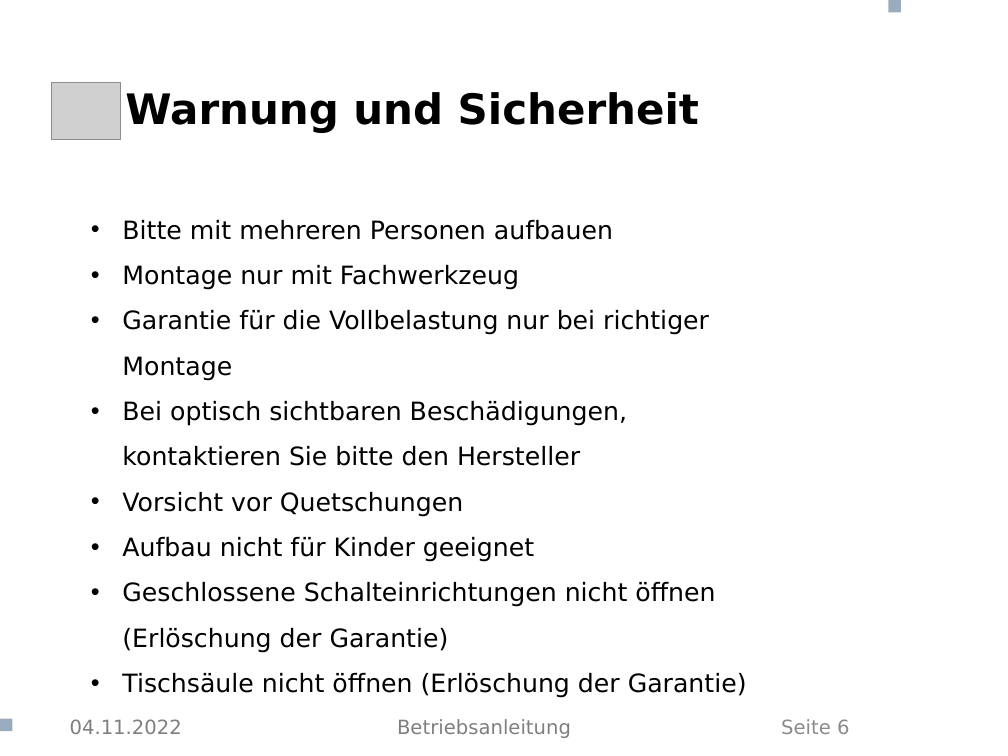
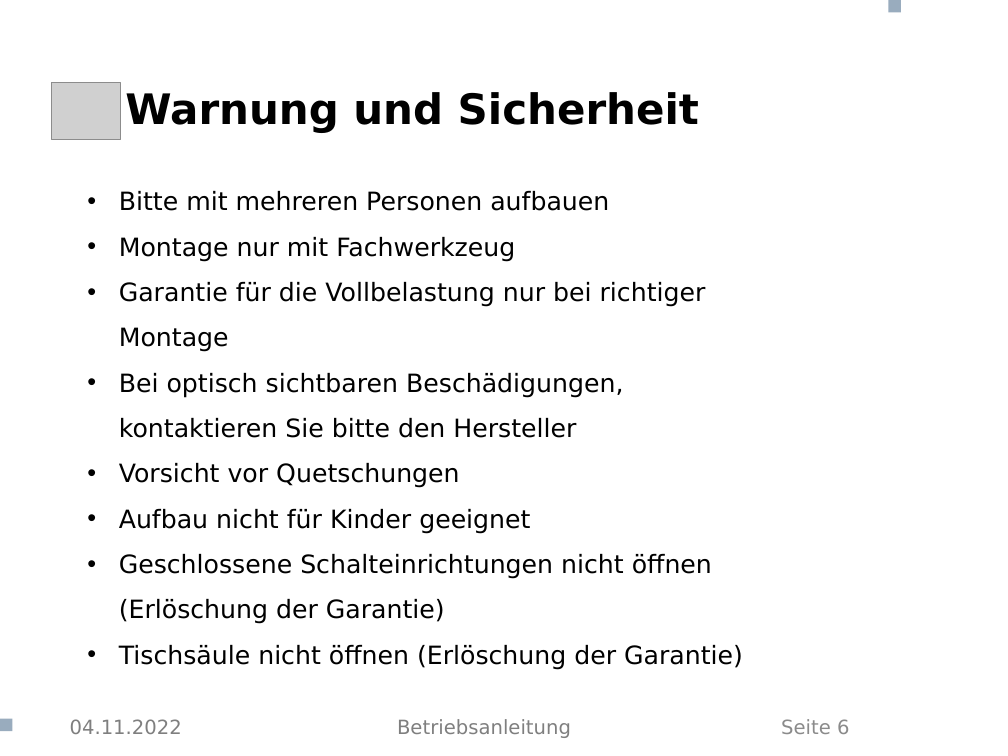
Before and after one commit to CasparTheGhost/Aeskaetisch, a slide deck: slide 6 of Betriebsanleitung/Betriebsanleitung Schreibtisch.pptx. Drawn at 1008x756 pixels with LibreOffice and Linux fonts; fonts in the diff are those of the drawing; grey boxes stand for pictures; background and template pictures are left out. Boxes give left, top, right and bottom in pixels: in the first picture for what was removed or moved away, otherwise in the second. Text is boxed around its words. In the diff, an @@ line names an element or a change of style, - is before the commit and + after.

```diff
--- a/Betriebsanleitung/Betriebsanleitung Schreibtisch.pptx
+++ b/Betriebsanleitung/Betriebsanleitung Schreibtisch.pptx
@@ text "Bitte mit mehreren Personen aufbauen" moved from (x1=122, y1=220, x2=747, y2=698) to (x1=119, y1=191, x2=743, y2=670) @@
```
Also in this commit, not shown: 7 other slides changed, 1 other file.
